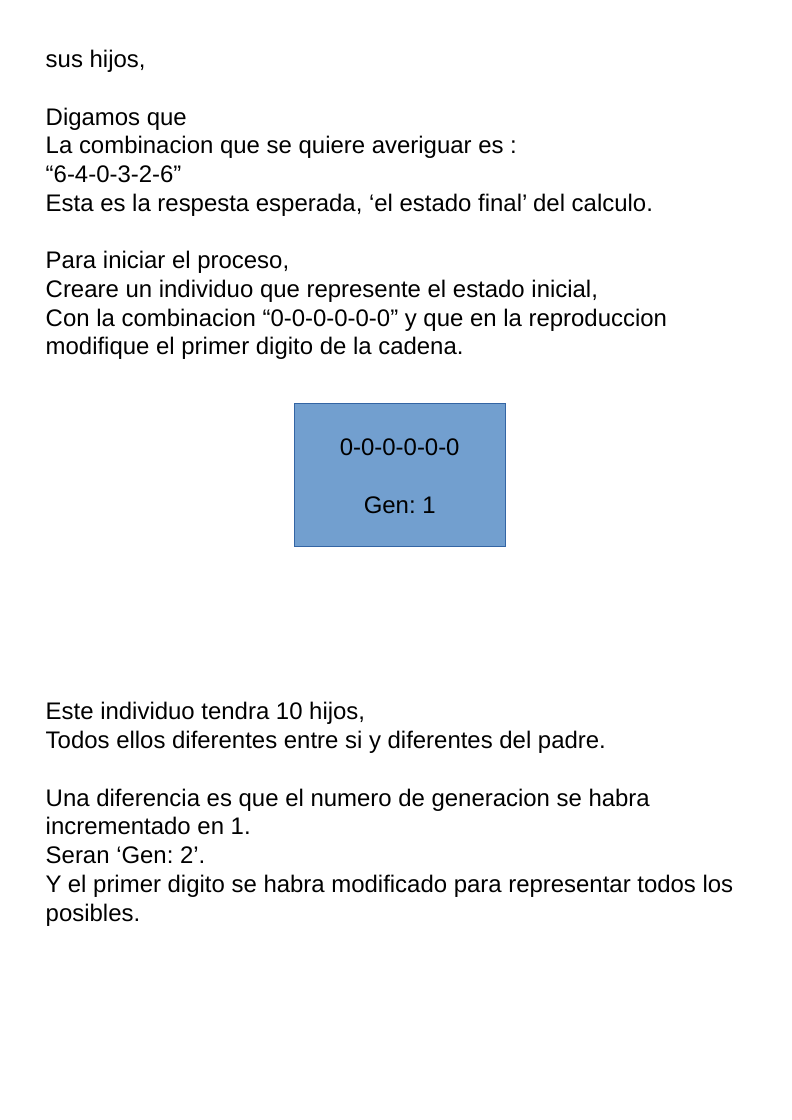
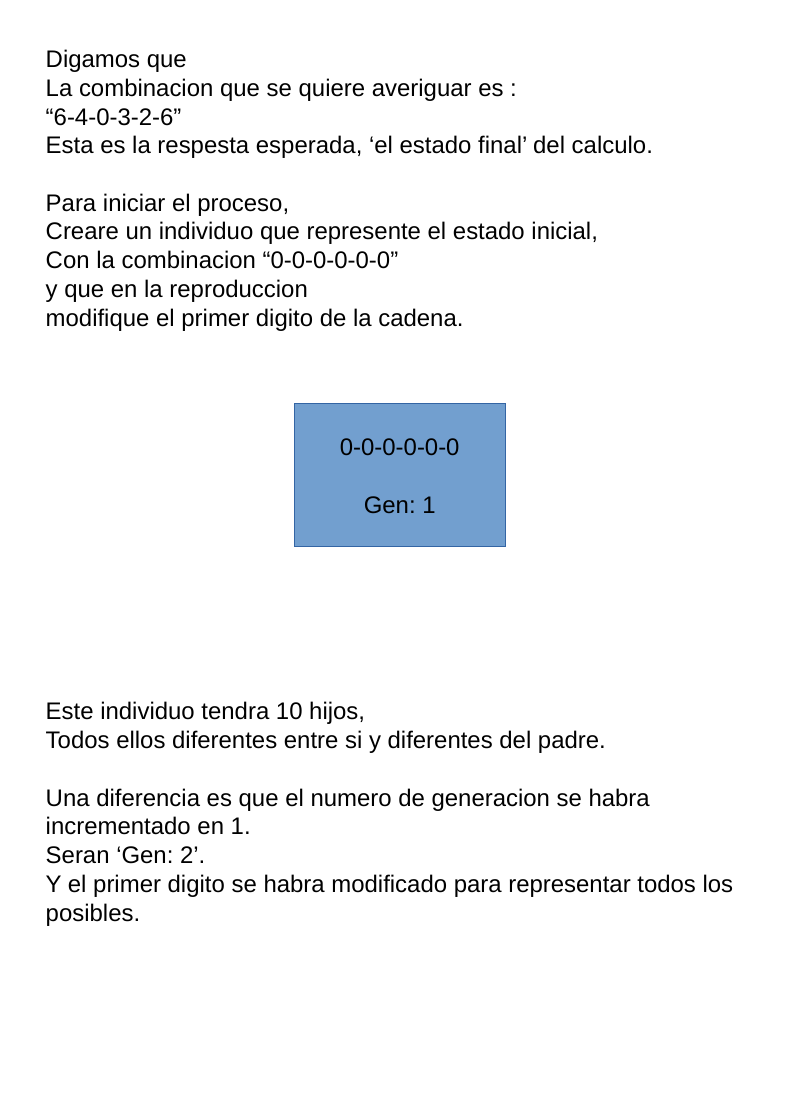
Before and after one commit to fabhrius/La-Cosa, a slide deck: slide 5 of capitulos/Otros ejemplos de resolucion de problemas/Ejemplos de resolucion de problemas mas complejos.odp. Drawn at 792x1120 pixels with LibreOffice and Linux fonts; fonts in the diff are those of the drawing. Boxes give left, top, right and bottom in pixels: in the first picture for what was removed or moved away, otherwise in the second. Text is boxed around its words. In the diff, an @@ line names an element or a change of style, - is before the commit and + after.

```diff
--- a/capitulos/Otros ejemplos de resolucion de problemas/Ejemplos de resolucion de problemas mas complejos.odp
+++ b/capitulos/Otros ejemplos de resolucion de problemas/Ejemplos de resolucion de problemas mas complejos.odp
@@ text at box(46, 49, 146, 72): paragraph removed @@
-sus hijos,
@@ text at box(46, 250, 463, 331): text changed @@
-Con la combinacion “0-0-0-0-0-0” y que en la reproduccion modifique el primer digito de la cadena.
+Con la combinacion “0-0-0-0-0-0”
+y que en la reproduccion
+modifique el primer digito de la cadena.
```
Also in this commit, not shown: 6 other slides changed.
